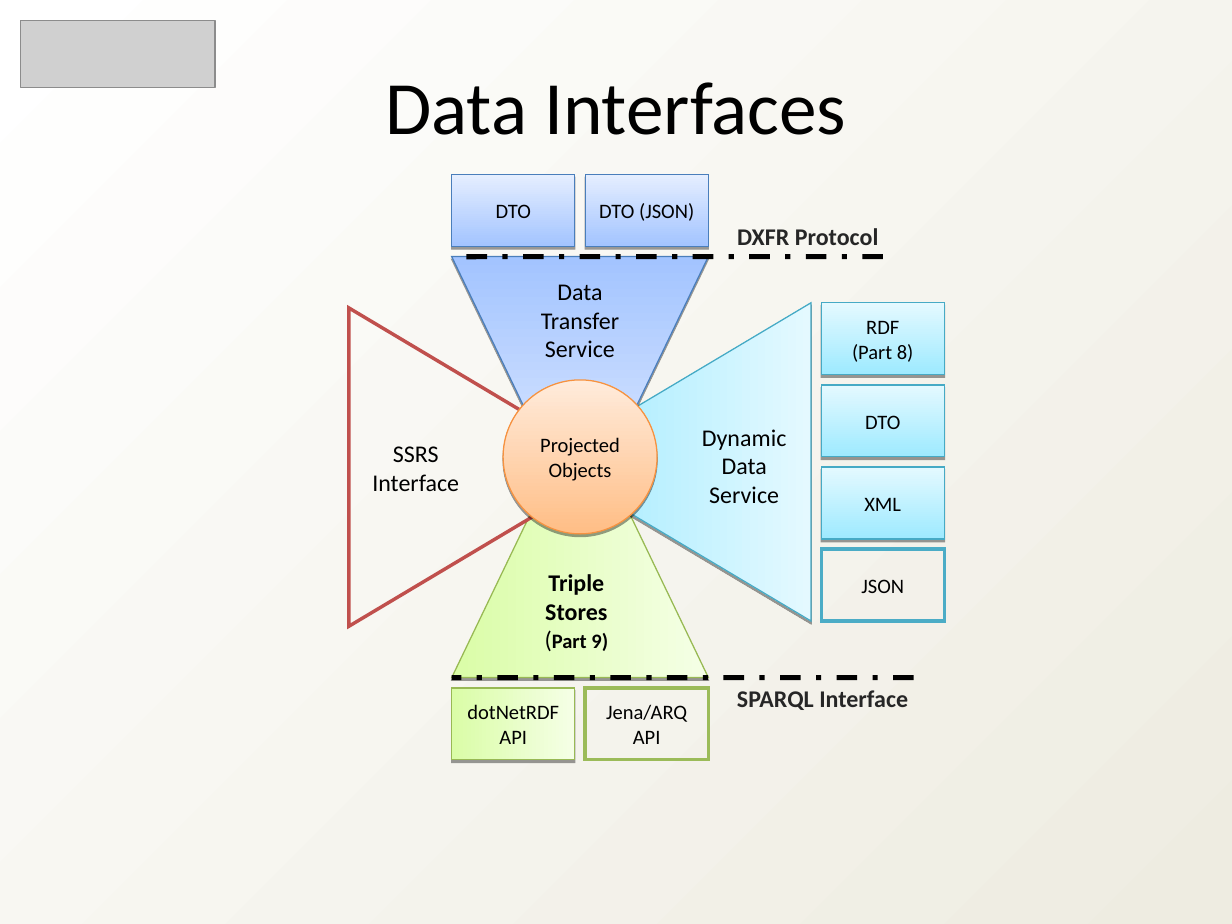
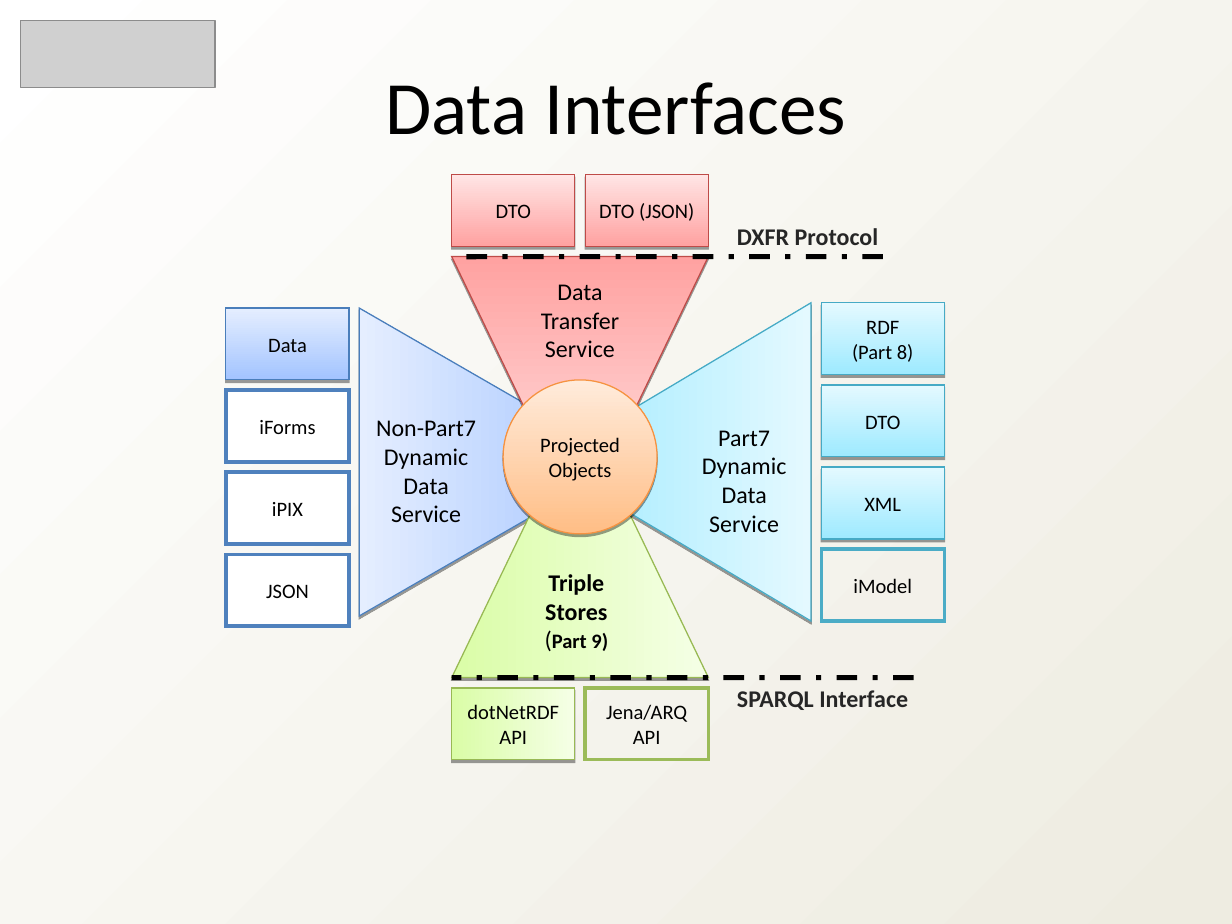
Before and after one commit to heyena/iring-tools, a slide deck: slide 11 of trunk/Documentation/iRINGTools_Overview_v2.1.0.ppt. Drawn at 1232x924 pixels with LibreOffice and Linux fonts; fonts in the diff are those of the drawing; grey boxes stand for pictures. Boxes give left, top, right and bottom in pixels: in the first picture for what was removed or moved away, otherwise in the second. Text is boxed around its words. In the diff, an @@ line names an element or a change of style, - is before the commit and + after.

```diff
--- a/trunk/Documentation/iRINGTools_Overview_v2.1.0.ppt
+++ b/trunk/Documentation/iRINGTools_Overview_v2.1.0.ppt
@@ fill gradient #A3C4FF to #E5EEFF to gradient #FFA2A1 to #FFE5E5; outline #4A7EBB 0.74 pt to #BE4B48 0.74 pt in 3 elements at [452, 175, 575, 246], [585, 175, 708, 246], [452, 256, 708, 524] @@
@@ rectangle added at [225, 308, 349, 379], fill gradient #A3C4FF to #E5EEFF, outline #4A7EBB 0.74 pt, 12 pt, text #000000 @@
+Data
@@ triangle at [359, 309, 626, 617]: fill none to gradient #A3C4FF to #E5EEFF; outline #C0504D 2.01 pt to #4A7EBB 0.74 pt; shadow on; mirrored; rotation 270 to 90 degrees @@
@@ rectangle added at [225, 391, 349, 462], fill #FFFFFF, outline #4F81BD 2.01 pt, 12 pt, text #000000 @@
+iForms
@@ text removed at [372, 446, 459, 491] @@
-SSRS Interface
@@ text added at [376, 420, 476, 522], 14 pt, text #000000 @@
+Non-Part7
+Dynamic
+Data Service
@@ text at [702, 430, 786, 532]: text changed @@
-Dynamic
-Data Service
+Part7
+Dynamic
+Data Service
@@ rectangle added at [225, 472, 349, 543], fill #FFFFFF, outline #4F81BD 2.01 pt, 12 pt, text #000000 @@
+iPIX
@@ rectangle "JSON" at [225, 554, 349, 626]: fill none to #FFFFFF; outline #4BACC6 2.01 pt to #4F81BD 2.01 pt; mirrored; rotation 0 to 180 degrees @@
@@ rectangle added at [822, 549, 945, 621], outline #4BACC6 2.01 pt, 12 pt, text #000000 @@
+iModel
```
Also in this commit, not shown: 2 other slides changed, 4 other files.
